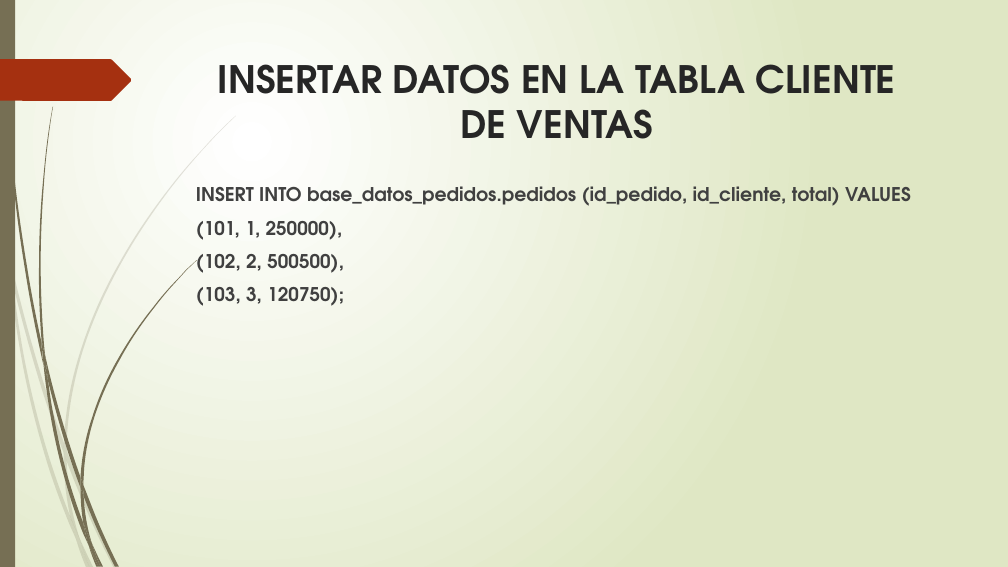
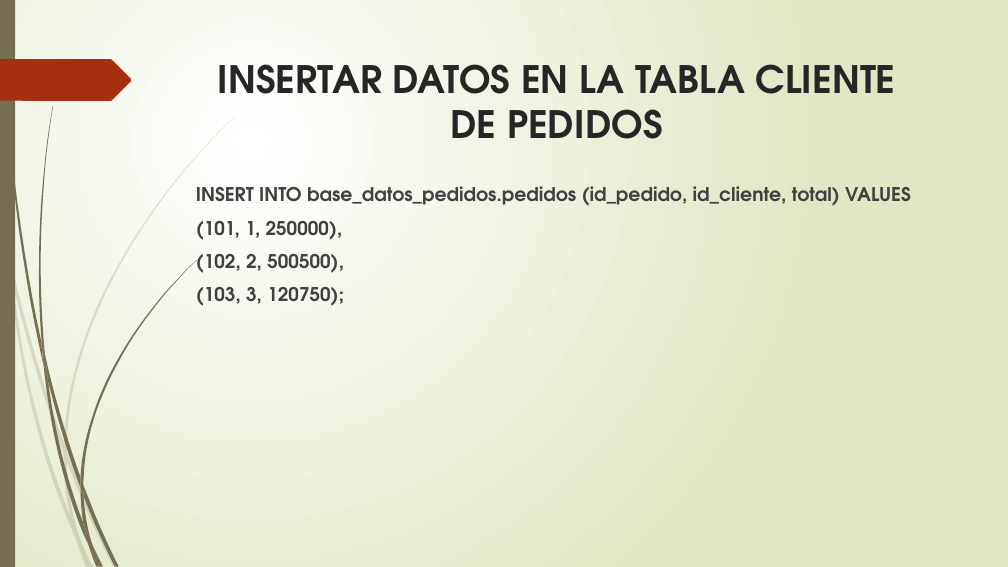
Before and after one commit to Nle-yeyher/ejemplo, a slide deck: slide 7 of Consulta entre varias bases de datos en MySQL.pptx. Drawn at 1008x567 pixels with LibreOffice and Linux fonts; fonts in the diff are those of the drawing. Boxes give left, top, right and bottom in pixels: in the first picture for what was removed or moved away, otherwise in the second. Text is boxed around its words. In the diff, an @@ line names an element or a change of style, - is before the commit and + after.

```diff
--- a/Consulta entre varias bases de datos en MySQL.pptx
+++ b/Consulta entre varias bases de datos en MySQL.pptx
@@ title at box(218, 64, 896, 139): text changed @@
-INSERTAR DATOS EN LA TABLA CLIENTE DE VENTAS
+INSERTAR DATOS EN LA TABLA CLIENTE DE PEDIDOS
```
Also in this commit, not shown: 2 other files.
